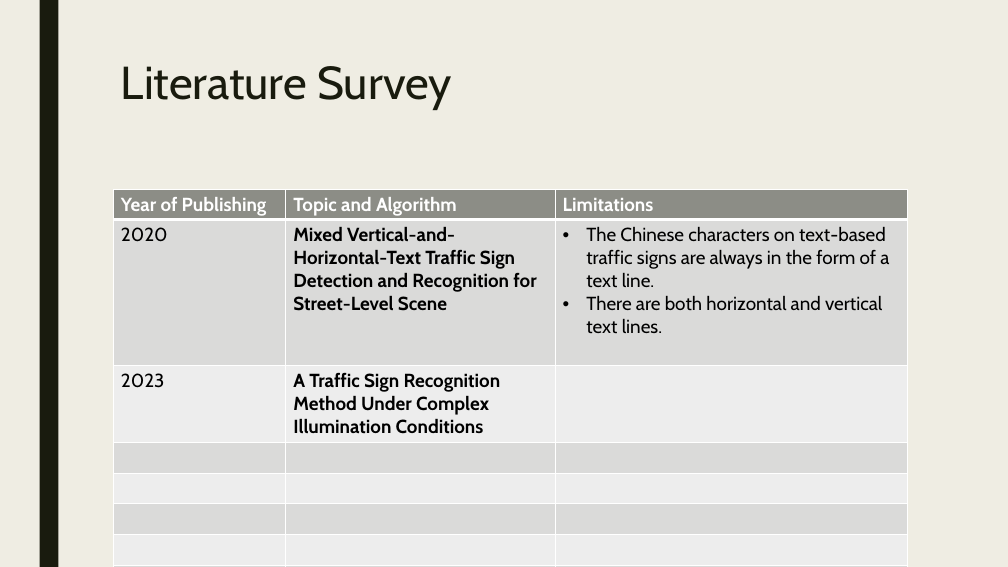
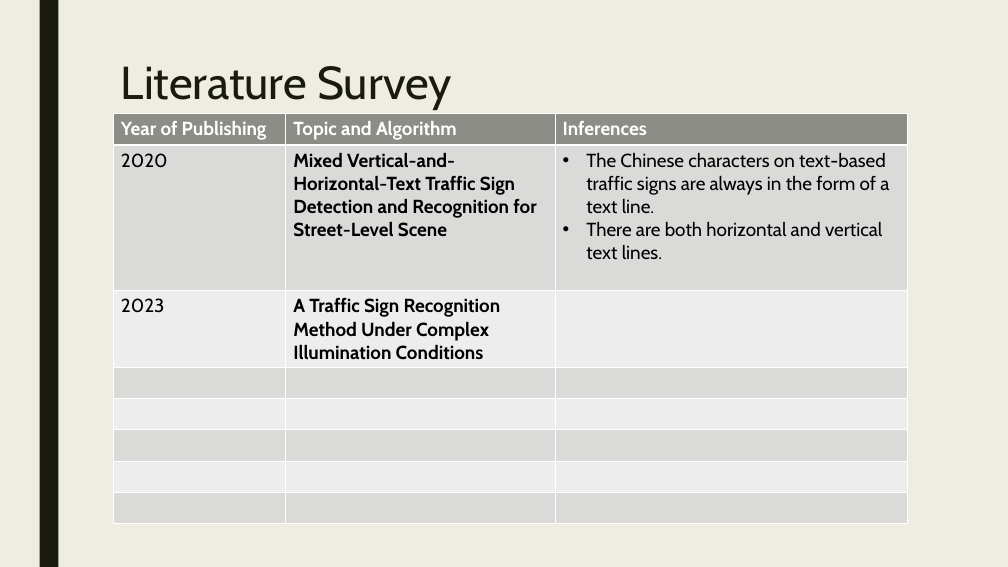
Before and after one commit to ADITYAz2002/Minor-Project, a slide deck: slide 10 of Zeroth Review 2.pptx (slide 9 before the commit). Drawn at 1008x567 pixels with LibreOffice and Linux fonts; fonts in the diff are those of the drawing. Boxes give left, top, right and bottom in pixels: in the first picture for what was removed or moved away, otherwise in the second. Text is boxed around its words. In the diff, an @@ line names an element or a change of style, - is before the commit and + after.

```diff
--- a/Zeroth Review 2.pptx
+++ b/Zeroth Review 2.pptx
@@ table at [113,114,907,523] @@
-row 1, column 3: Limitations
+row 1, column 3: Inferences
@@ table: place and size @@
-table at [113,189,907,567]
+table at [113,114,907,523]
```
Also in this commit, not shown: 2 other slides changed, 2 slides added, 3 other files.
